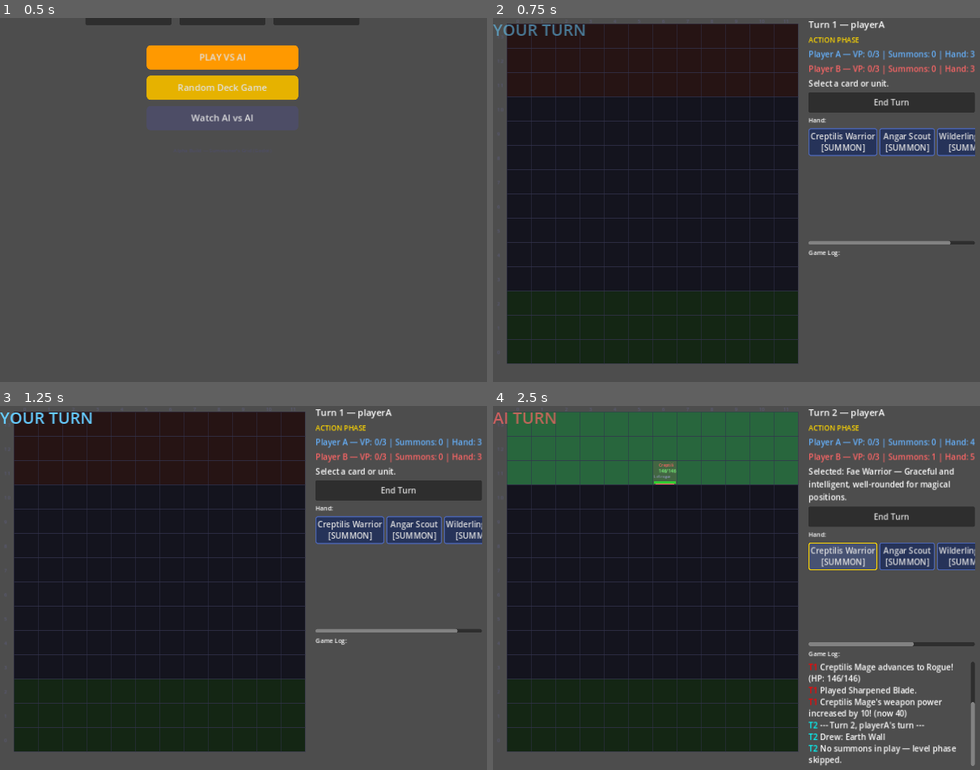
Above: before the commit, frames 1-4 (two rows, left to right).
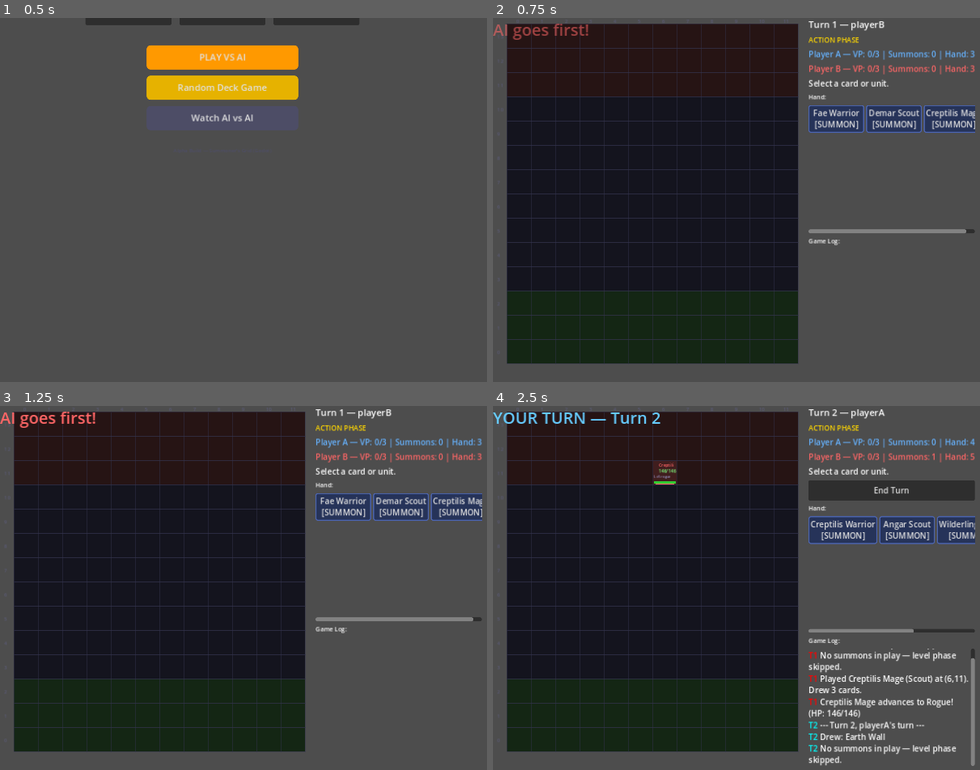
Above: after the commit, the same moments.

Repository: look-itsaxiom/summoners-grid
Game: Godot game, scene res://scenes/menu.tscn
The game is run twice, just before and just after one commit, with the same random seed, the same clock (stepped at 60 frames per second) and the same inputs.
Inputs (mouse positions are in pixels of both pictures, inside the frame that each line leads up to):
- Up to frame 1 (0.5 s): no input
- Up to frame 2 (0.75 s): click "Random Deck Game" at 0.5 s
- Up to frame 3 (1.25 s): no input
- Up to frame 4 (2.5 s): click (892, 489) at 1.25 s, where only the run before the commit has a clickable "End Turn"; click (833, 507) at 2 s, where only the run before the commit has a clickable "Fae Warrior [SUMMON]"

Frame 1 is identical in both runs. In frame 2, 6.9% of the frame differs, in the area x 0-100%, y 0-66%; in frame 3, 6.9%; in frame 4, 22%, in the area x 0-100%, y 1-86%.

Commit message:
feat: coin flip turn order — 50/50 who goes first
Random turn order for Play vs AI and Random Deck modes:
- 50% chance AI goes first with "AI goes first!" red banner
- 50% chance player goes first with "YOU go first!" blue banner
- If AI goes first, executes full AI turn before player control
- Spectator mode always starts with Player A

Co-Authored-By: Claude Opus 4.6 (1M context) <noreply@anthropic.com>

Diff:
--- a/godot/scripts/ui/game_screen.gd
+++ b/godot/scripts/ui/game_screen.gd
@@ -138,18 +138,35 @@
 		deck_b = _cards.create_player_b_deck()
 
 	_gm.initialize_game(deck_a, deck_b)
-	_gm.decide_turn_order("playerA")
+
+	# Coin flip for turn order
+	var goes_first: String
+	if _gm.spectator_mode:
+		goes_first = "playerA"
+	else:
+		goes_first = "playerA" if randi() % 2 == 0 else "playerB"
+	_gm.decide_turn_order(goes_first)
 
 	if _gm.spectator_mode:
 		turn_banner.show_banner("AI vs AI", Color(0.8, 0.6, 1.0))
 		_gm.execute_draw_phase()
 		_gm.execute_level_phase()
 		_refresh_ui()
-		# Start spectator loop after banner
 		await get_tree().create_timer(1.5).timeout
 		_run_spectator_loop()
+	elif goes_first == "playerB":
+		# AI goes first
+		turn_banner.show_banner("AI goes first!", Color(1.0, 0.4, 0.4))
+		_gm.execute_draw_phase()
+		_gm.execute_level_phase()
+		_refresh_ui()
+		await get_tree().create_timer(1.0).timeout
+		_run_ai_turn()
+		if not _gm.is_game_over:
+			turn_banner.show_banner("YOUR TURN — Turn %d" % _gm.turn_number, Color(0.4, 0.8, 1.0))
+		_refresh_ui()
 	else:
-		turn_banner.show_banner("YOUR TURN", Color(0.4, 0.8, 1.0))
+		turn_banner.show_banner("YOU go first!", Color(0.4, 0.8, 1.0))
 		_gm.execute_draw_phase()
 		_gm.execute_level_phase()
 		_refresh_ui()
